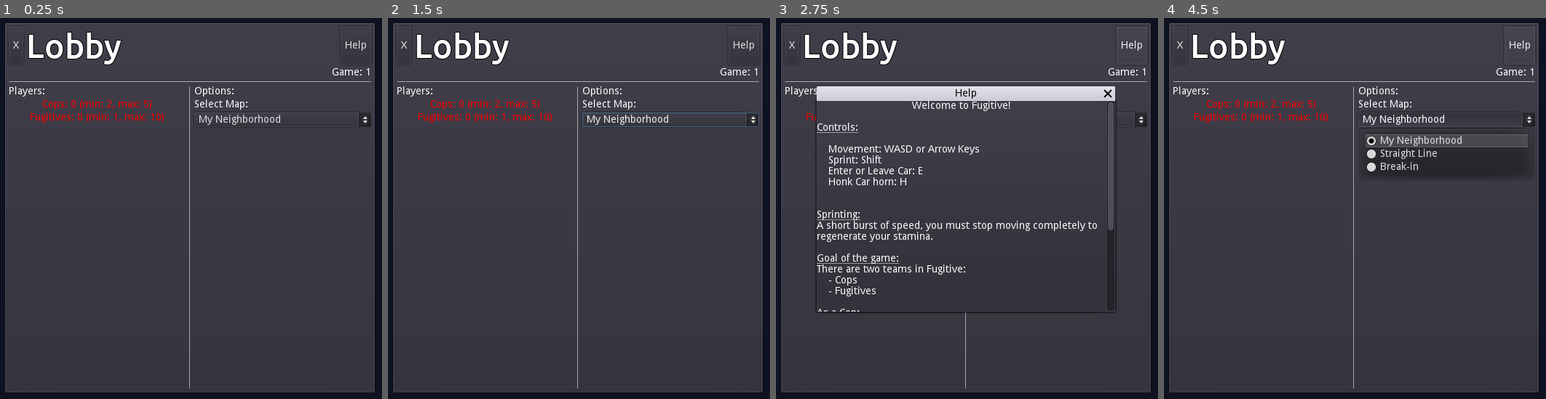
Above: before the commit, frames 1-4 (left to right).
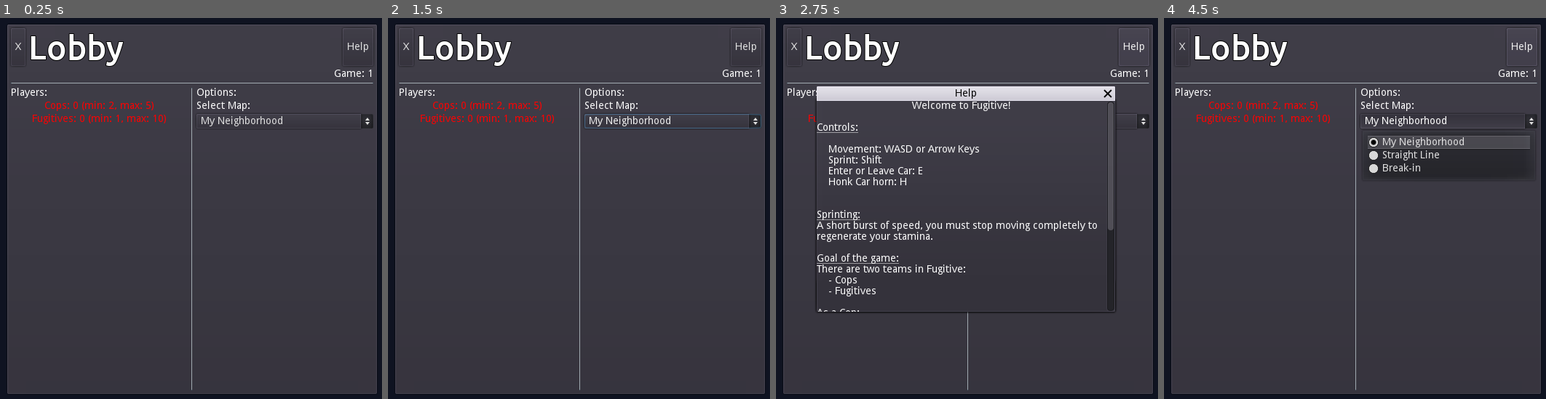
Above: after the commit, the same moments.

Repository: FugitiveTheGame/Fugitive
Game: Godot game, scene res://screens/lobby/Lobby.tscn
Same seed, same stepped clock (60 frames per second), same inputs: the game is played once before the commit and once after it. This scene is started directly instead of the project's main scene.
Inputs:
- Up to frame 1 (0.25 s): no input
- Up to frame 2 (1.5 s): click "My Neighborhood" at 0.5 s; click "X" at 1.25 s
- Up to frame 3 (2.75 s): click "Help" at 2 s
- Up to frame 4 (4.5 s): tap Enter at 2.75 s; hold Right (ui_right) 2.78-3.53 s; hold H (car_horn) 2.78-3.53 s; hold Down (ui_down) 3.53-4.28 s; tap Shift (sprint) at 3.6 s; tap Space at 4.25 s; hold Right (ui_right) from 4.28 s (still down); hold E (use) from 4.28 s (still down)

The runs differ from the first frame. In frame 1, 5.4% of the frame differs, in the area x 1-99%, y 1-99%; in frame 2, 5.7%; in frame 3, 3.8%; in frame 4, 6.7%.

Commit message:
Play test changes
- Much faster turn rate
- Seekers move faster: 250
- Hiders move slower: 150
- Game timer reduced to: 10 minutes
- Map_01 win zone reduces (bug)
- Increased pre-game warmup time, more time to look at map
- End game summary: new lines after every fugitive
- Car is now faster

Diff:
--- a/actors/car/Car.gd
+++ b/actors/car/Car.gd
@@ -7,7 +7,7 @@
 onready var drivingAudio := $DrivingAudio
 onready var hornAudio := $HornAudio
 
-export (int) var speed = 500
+export (int) var speed = 600
 export (float) var rotation_speed = 2.5
 export (bool) var locked := true
 
--- a/actors/player/Player.gd
+++ b/actors/player/Player.gd
@@ -2,7 +2,7 @@
 class_name Player
 
 export (int) var speed = 200
-export (float) var rotation_speed = 1.5
+export (float) var rotation_speed = 4.0
 export (String) var playerName: String
 export (float) var max_stamina = 100.0
 export (float) var stamina_depletion_rate = 100.0
--- a/actors/seeker/Seeker.tscn
+++ b/actors/seeker/Seeker.tscn
@@ -15,7 +15,7 @@
 collision_layer = 2
 collision_mask = 15
 script = ExtResource( 1 )
-speed = 210
+speed = 250
 
 [node name="ToolsTester" type="ColorRect" parent="."]
 visible = false
--- a/maps/base/BaseMap.gd
+++ b/maps/base/BaseMap.gd
@@ -238,7 +238,7 @@
 
 			statusText = 'Escaped!'
 
-		summaryBbcode += "  %s - [i]%s[/i]" % [playerData.name, statusText]
+		summaryBbcode += "  %s - [i]%s[/i]\n" % [playerData.name, statusText]
 
 	var playerSummaryContainer = $UiLayer/GameOverDialog/VBoxContainer/PlayerSummary
 	playerSummaryContainer.bbcode_text = summaryBbcode
--- a/maps/base/BaseMap.tscn
+++ b/maps/base/BaseMap.tscn
@@ -6,7 +6,7 @@
 [ext_resource path="res://maps/base/seeker_release.ogg" type="AudioStream" id=4]
 
 [sub_resource type="RectangleShape2D" id=1]
-extents = Vector2( 632.743, 735.971 )
+extents = Vector2( 142.869, 392.313 )
 
 [node name="base" type="Node2D"]
 script = ExtResource( 1 )
@@ -72,7 +72,7 @@
 shape = SubResource( 1 )
 
 [node name="GameStartTimer" type="Timer" parent="."]
-wait_time = 5.0
+wait_time = 10.0
 one_shot = true
 autostart = true
 __meta__ = {
@@ -87,7 +87,7 @@
 }
 
 [node name="GameTimer" type="Timer" parent="."]
-wait_time = 900.0
+wait_time = 600.0
 one_shot = true
 __meta__ = {
 "_editor_description_": "If this timer expires, the hiders lose."
--- a/maps/map_01/Map_01.gd
+++ /dev/null
@@ -1 +0,0 @@
-extends "res://maps/base/BaseMap.gd"
--- a/maps/map_01/Map_01.tscn
+++ b/maps/map_01/Map_01.tscn
@@ -1,17 +1,16 @@
-[gd_scene load_steps=10 format=2]
+[gd_scene load_steps=9 format=2]
 
 [ext_resource path="res://actors/motion_sensor/MotionSensor.tscn" type="PackedScene" id=1]
 [ext_resource path="res://maps/tilesets/neighborhood/features.tres" type="TileSet" id=2]
 [ext_resource path="res://maps/tilesets/neighborhood/walls.tres" type="TileSet" id=3]
 [ext_resource path="res://maps/tilesets/neighborhood/ground.tres" type="TileSet" id=4]
-[ext_resource path="res://maps/map_01/Map_01.gd" type="Script" id=5]
 [ext_resource path="res://actors/car/Car.tscn" type="PackedScene" id=6]
 [ext_resource path="res://maps/base/BaseMap.tscn" type="PackedScene" id=7]
 [ext_resource path="res://actors/car_wall/CarWall.tscn" type="PackedScene" id=8]
 [ext_resource path="res://actors/street_light/StreetLight.tscn" type="PackedScene" id=9]
 
 [node name="base" instance=ExtResource( 7 )]
-script = ExtResource( 5 )
+script = null
 
 [node name="ground" type="TileMap" parent="map" index="0"]
 tile_set = ExtResource( 4 )
--- a/maps/map_01/Map_01_dev.gd
+++ b/maps/map_01/Map_01_dev.gd
@@ -1,4 +1,4 @@
-extends "res://maps/map_01/Map_01.gd"
+extends "res://maps/base/BaseMap.gd"
 
 func _ready():
 	#._ready() # We want to override ready and NOT call the base impl!
--- a/maps/map_01/Map_01_dev.tscn
+++ b/maps/map_01/Map_01_dev.tscn
@@ -5,7 +5,7 @@
 [ext_resource path="res://actors/seeker/Seeker.tscn" type="PackedScene" id=3]
 [ext_resource path="res://actors/hider/Hider.tscn" type="PackedScene" id=4]
 
-[node name="base" instance=ExtResource( 1 )]
+[node name="base" index="0" instance=ExtResource( 1 )]
 script = ExtResource( 2 )
 
 [node name="Seeker00" parent="players" index="1" instance=ExtResource( 3 )]
--- a/maps/tilesets/neighborhood/ground.tres
+++ b/maps/tilesets/neighborhood/ground.tres
@@ -40,50 +40,50 @@
 [sub_resource type="ConvexPolygonShape2D" id=7]
 points = PoolVector2Array( 256, 0, 256, 256, 224, 256, 224, 32, 0, 32, 0, 0 )
 
-[sub_resource type="NavigationPolygon" id=9]
-vertices = PoolVector2Array( 0, 0, 256, 0, 256, 256, 0, 256 )
-polygons = [ PoolIntArray( 0, 1, 2, 3 ) ]
-
-[sub_resource type="ConvexPolygonShape2D" id=12]
+[sub_resource type="NavigationPolygon" id=8]
+vertices = PoolVector2Array( 0, 0, 256, 0, 256, 256, 0, 256 )
+polygons = [ PoolIntArray( 0, 1, 2, 3 ) ]
+
+[sub_resource type="ConvexPolygonShape2D" id=9]
 points = PoolVector2Array( 224, 0, 256, 0, 256, 256, 224, 256 )
 
-[sub_resource type="NavigationPolygon" id=13]
+[sub_resource type="NavigationPolygon" id=10]
 vertices = PoolVector2Array( 0, 32, 224, 32, 224, 256, 32, 256, 32, 224, 0, 224 )
 polygons = [ PoolIntArray( 0, 1, 2, 3, 4, 5 ) ]
 
-[sub_resource type="ConvexPolygonShape2D" id=14]
+[sub_resource type="ConvexPolygonShape2D" id=11]
 points = PoolVector2Array( 0, 224, 32, 224, 32, 256, 0, 256 )
 
+[sub_resource type="ConvexPolygonShape2D" id=12]
+points = PoolVector2Array( 0, 0, 256, 0, 256, 256, 224, 256, 224, 32, 0, 32 )
+
+[sub_resource type="NavigationPolygon" id=13]
+vertices = PoolVector2Array( 0, 0, 256, 0, 256, 256, 0, 256 )
+polygons = [ PoolIntArray( 0, 1, 2, 3 ) ]
+
+[sub_resource type="NavigationPolygon" id=14]
+vertices = PoolVector2Array( 0, 0, 256, 0, 256, 256, 0, 256 )
+polygons = [ PoolIntArray( 0, 1, 2, 3 ) ]
+
 [sub_resource type="ConvexPolygonShape2D" id=15]
-points = PoolVector2Array( 0, 0, 256, 0, 256, 256, 224, 256, 224, 32, 0, 32 )
-
-[sub_resource type="NavigationPolygon" id=16]
-vertices = PoolVector2Array( 0, 0, 256, 0, 256, 256, 0, 256 )
-polygons = [ PoolIntArray( 0, 1, 2, 3 ) ]
-
-[sub_resource type="NavigationPolygon" id=21]
-vertices = PoolVector2Array( 0, 0, 256, 0, 256, 256, 0, 256 )
-polygons = [ PoolIntArray( 0, 1, 2, 3 ) ]
-
-[sub_resource type="ConvexPolygonShape2D" id=22]
 points = PoolVector2Array( 0, 0, 32, 0, 32, 256, 0, 256 )
 
-[sub_resource type="ConvexPolygonShape2D" id=23]
+[sub_resource type="ConvexPolygonShape2D" id=16]
 points = PoolVector2Array( 224, 0, 256, 0, 256, 256, 224, 256 )
 
-[sub_resource type="NavigationPolygon" id=24]
-vertices = PoolVector2Array( 0, 0, 256, 0, 256, 256, 0, 256 )
-polygons = [ PoolIntArray( 0, 1, 2, 3 ) ]
-
-[sub_resource type="NavigationPolygon" id=25]
-vertices = PoolVector2Array( 0, 0, 256, 0, 256, 256, 0, 256 )
-polygons = [ PoolIntArray( 0, 1, 2, 3 ) ]
-
-[sub_resource type="NavigationPolygon" id=26]
-vertices = PoolVector2Array( 0, 0, 256, 0, 256, 256, 0, 256 )
-polygons = [ PoolIntArray( 0, 1, 2, 3 ) ]
-
-[sub_resource type="ConvexPolygonShape2D" id=27]
+[sub_resource type="NavigationPolygon" id=17]
+vertices = PoolVector2Array( 0, 0, 256, 0, 256, 256, 0, 256 )
+polygons = [ PoolIntArray( 0, 1, 2, 3 ) ]
+
+[sub_resource type="NavigationPolygon" id=18]
+vertices = PoolVector2Array( 0, 0, 256, 0, 256, 256, 0, 256 )
+polygons = [ PoolIntArray( 0, 1, 2, 3 ) ]
+
+[sub_resource type="NavigationPolygon" id=19]
+vertices = PoolVector2Array( 0, 0, 256, 0, 256, 256, 0, 256 )
+polygons = [ PoolIntArray( 0, 1, 2, 3 ) ]
+
+[sub_resource type="ConvexPolygonShape2D" id=20]
 points = PoolVector2Array( 0, 0, 256, 0, 256, 256, 224, 256, 224, 32, 32, 32, 32, 256, 0, 256 )
 
 [resource]
--- a/screens/lobby/Lobby.tscn
+++ b/screens/lobby/Lobby.tscn
@@ -6,8 +6,10 @@
 [node name="LobbyRoot" type="CenterContainer"]
 anchor_right = 1.0
 anchor_bottom = 1.0
-margin_top = 2.10527
-margin_bottom = 2.10529
+margin_left = 3.25806
+margin_top = 3.73427
+margin_right = 3.25806
+margin_bottom = 3.73425
 script = ExtResource( 1 )
 __meta__ = {
 "_edit_use_anchors_": false
Not shown: 7 places in maps/tilesets/neighborhood/ground.tres that only renumber resources
